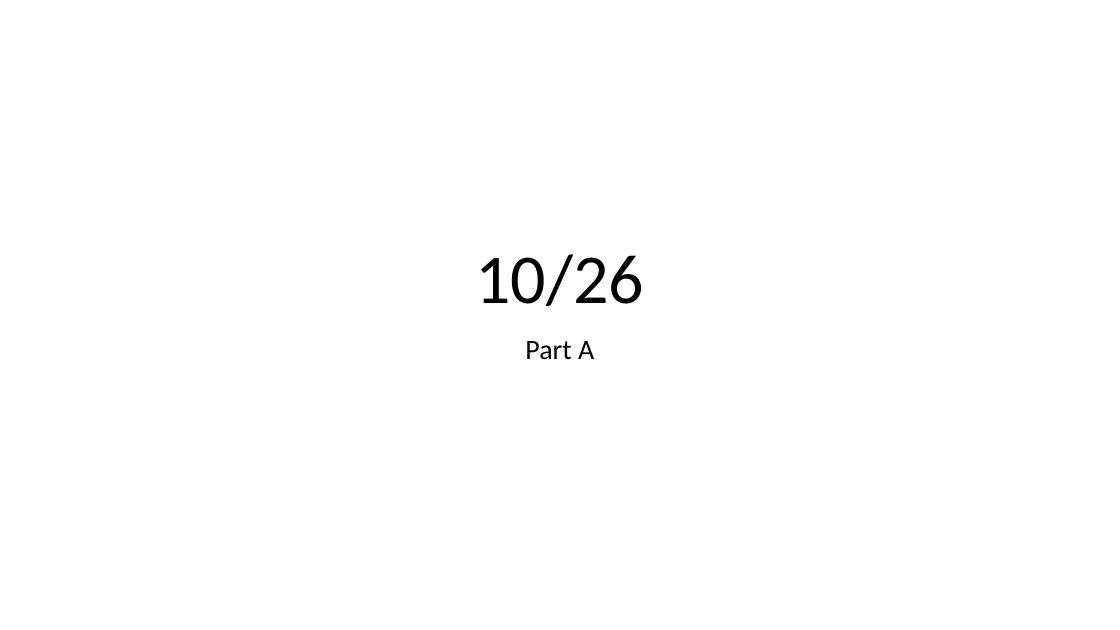
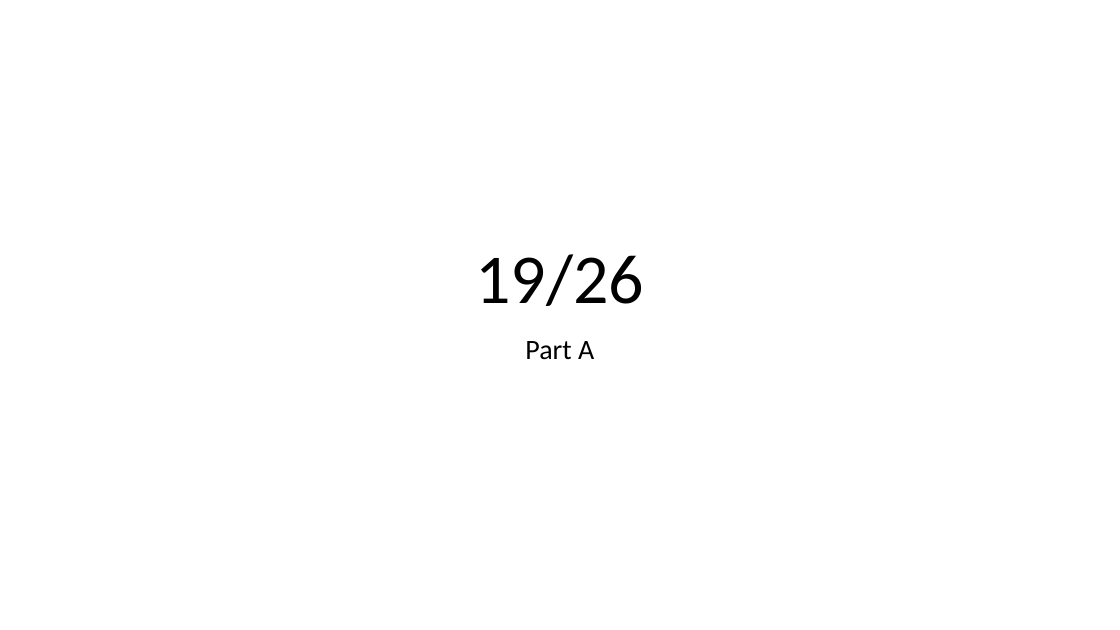
Before and after one commit to KeaganErasmus/BCDEJava, a slide deck: slide 1 of Assessment1_Presentation.pptx. Drawn at 1120x630 pixels with LibreOffice and Linux fonts; fonts in the diff are those of the drawing. Boxes give left, top, right and bottom in pixels: in the first picture for what was removed or moved away, otherwise in the second. Text is boxed around its words. In the diff, an @@ line names an element or a change of style, - is before the commit and + after.

```diff
--- a/Assessment1_Presentation.pptx
+++ b/Assessment1_Presentation.pptx
@@ title at (475,254,644,306): text changed @@
-10/26
+19/26
```
Also in this commit, not shown: 5 other slides changed, 9 other files.
